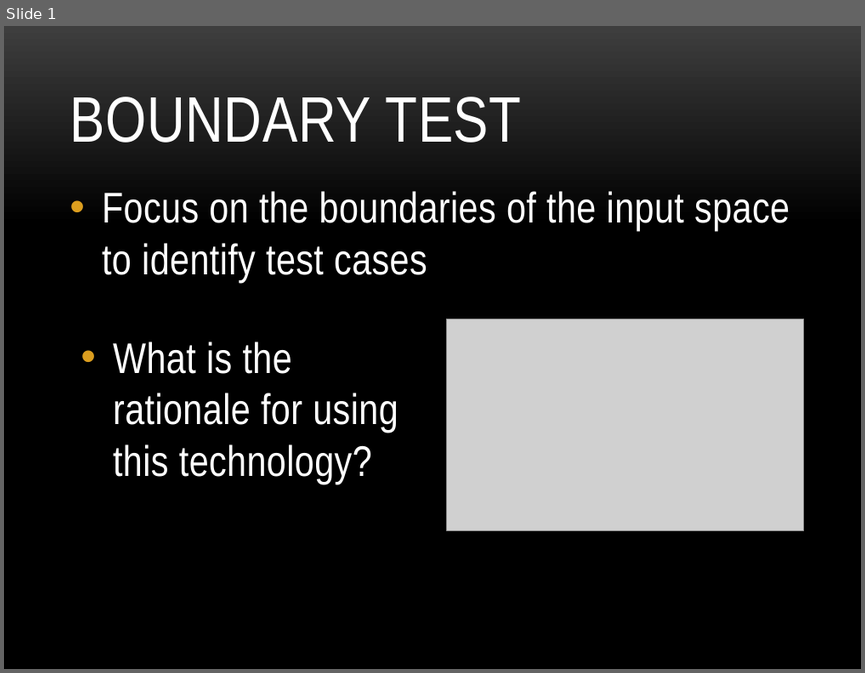
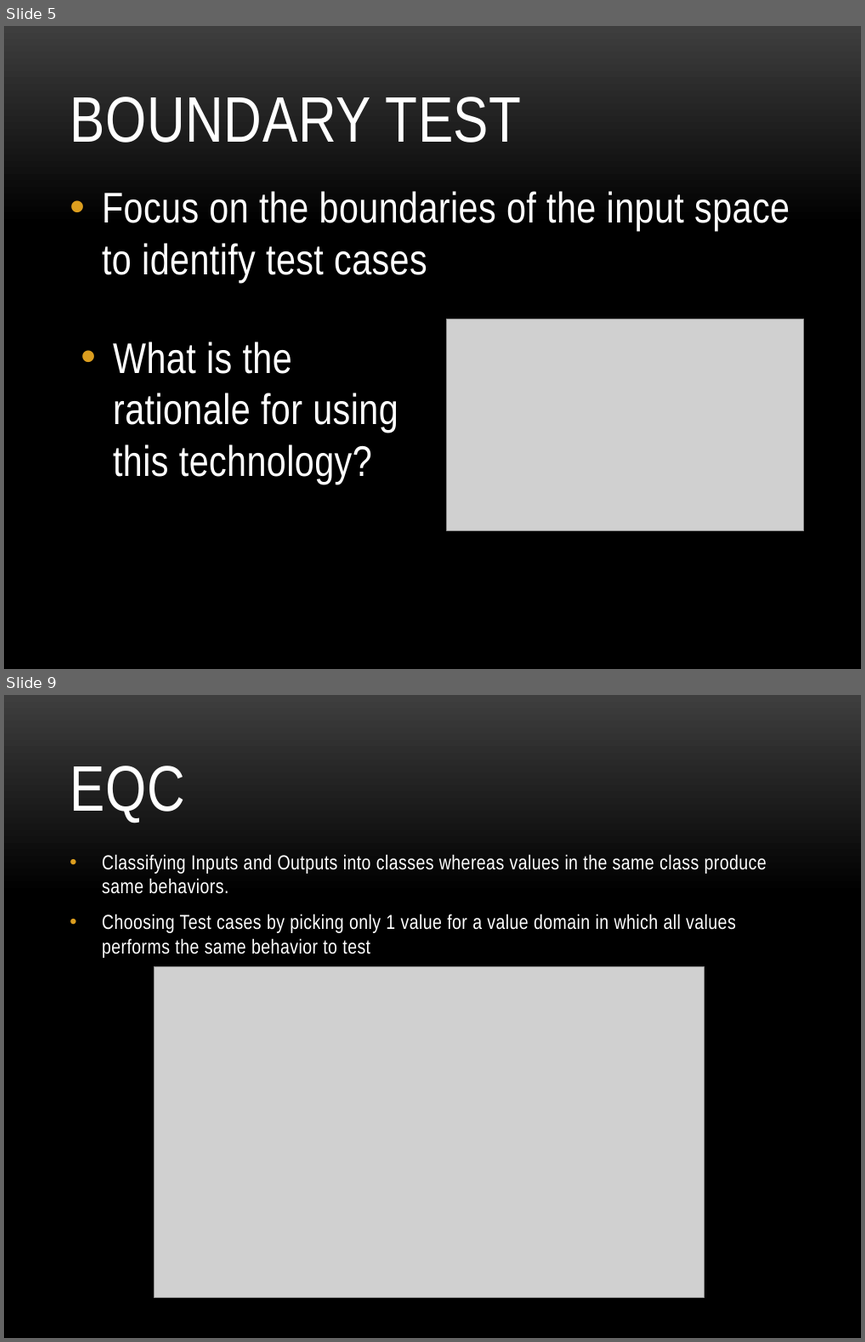
Before and after one commit to khoanguyen/UnitTestDemo, a slide deck: UnitTest.pptx. Shown one above the other, each under a label of ours: slide 1 before the commit, slides 5 and 9 after it; the slides between them are not shown. The pictures are 865x673 and 865x1342 pixels, drawn with LibreOffice and Linux fonts; fonts in the diff are those of the drawing; grey boxes stand for pictures; background and template pictures are left out. Boxes give left, top, right and bottom in pixels: in the first picture for what was removed or moved away, otherwise in the second. Text is boxed around its words. In the diff, an @@ line names an element or a change of style, - is before the commit and + after.

```diff
--- a/UnitTest.pptx
+++ b/UnitTest.pptx
@@ slide 9 added at (x1=4, y1=695, x2=861, y2=1338), background picture (left out) @@
@@ title added at (x1=69, y1=766, x2=185, y2=823), 54 pt, text #FFFFFF @@
+EQC
@@ text added at (x1=102, y1=854, x2=766, y2=958), 17 pt, text #FFFFFF @@
+• Classifying Inputs and Outputs into classes whereas values in the same class produce same behaviors.
+• Choosing Test cases by picking only 1 value for a value domain in which all values performs the same behavior to test
@@ picture added at (x1=154, y1=967, x2=704, y2=1298) @@
@@ what was slide 1 is now slide 5 @@
```
Also in this commit, not shown: 2 slides changed, 13 other slides added, 1 slide removed.
